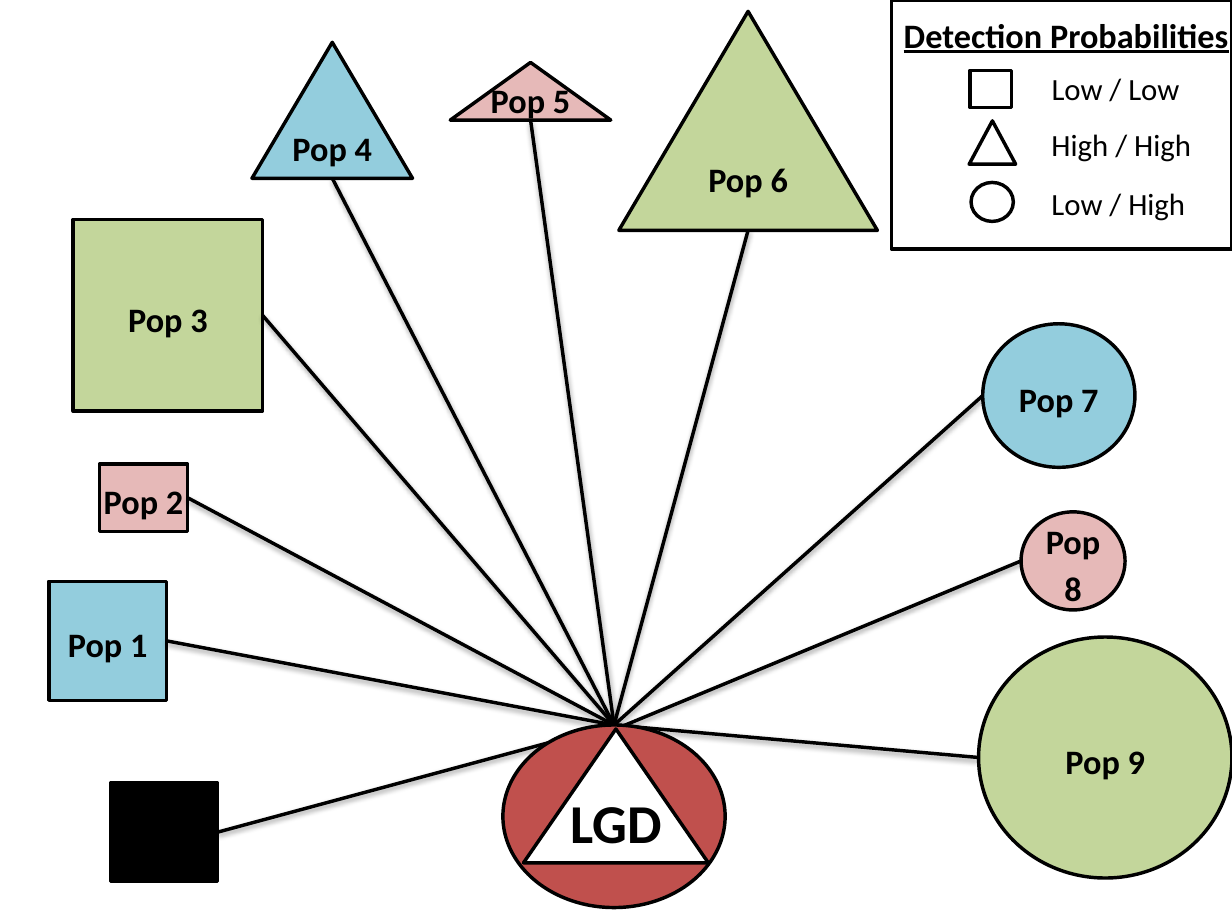
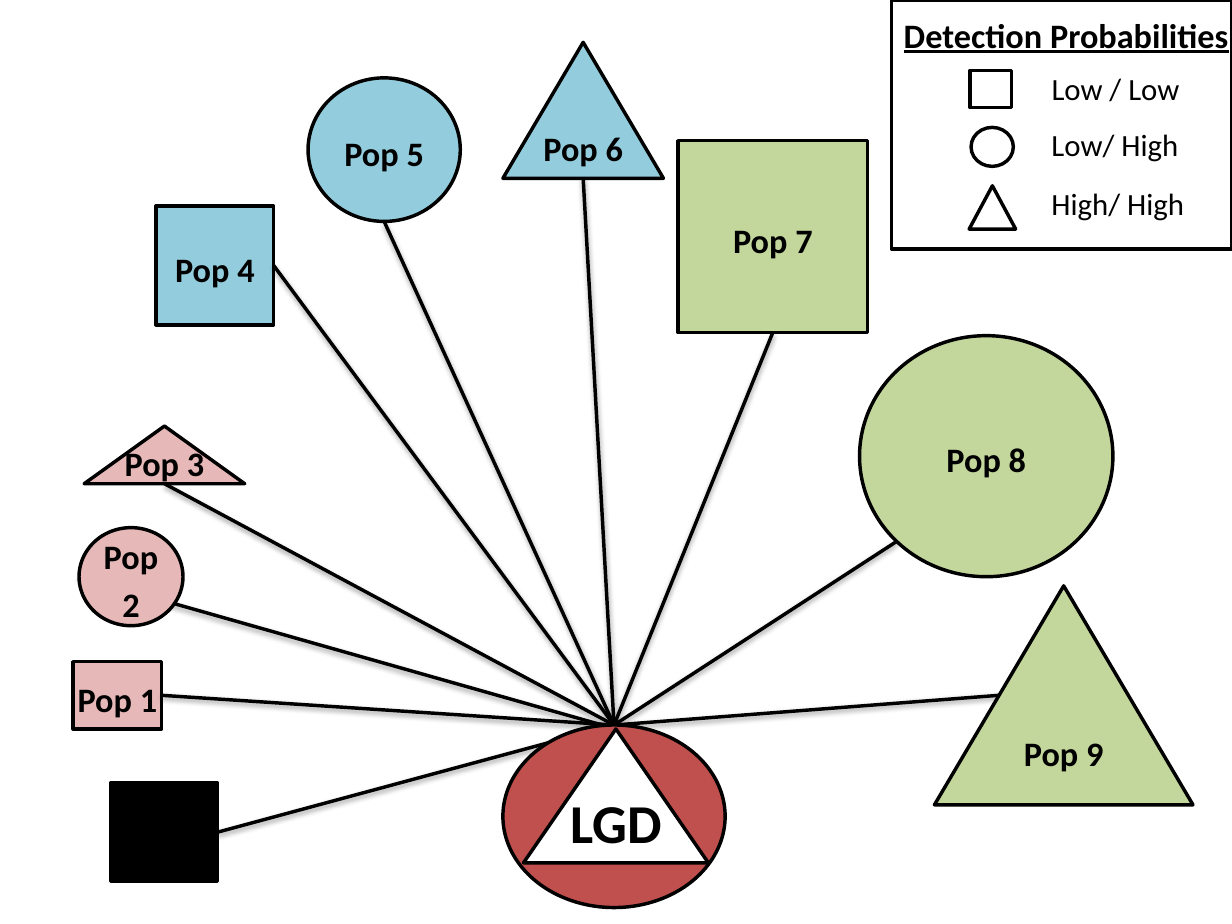
Before and after one commit to ryankinzer/LGR_SimulationStudy, a slide deck: slide 1 of PatchOccupancy_Sims/SimulationModel.pptx. Drawn at 1232x924 pixels with LibreOffice and Linux fonts; fonts in the diff are those of the drawing. Boxes give left, top, right and bottom in pixels: in the first picture for what was removed or moved away, otherwise in the second. Text is boxed around its words. In the diff, an @@ line names an element or a change of style, - is before the commit and + after.

```diff
--- a/PatchOccupancy_Sims/SimulationModel.pptx
+++ b/PatchOccupancy_Sims/SimulationModel.pptx
@@ triangle "Pop 6": place and size @@
-triangle "Pop 6" at box(618, 11, 877, 230)
+triangle "Pop 6" at box(503, 42, 663, 177)
@@ triangle "Pop 6" at box(503, 42, 663, 177): fill #C3D69B to #93CDDD @@
@@ ellipse "Pop 5": place and size @@
-ellipse "Pop 5" at box(983, 324, 1136, 468)
+ellipse "Pop 5" at box(308, 78, 461, 222)
@@ text in ellipse at box(344, 143, 424, 172): text changed @@
-Pop 7
+Pop 5
@@ rectangle "Pop 7": place and size @@
-rectangle "Pop 7" at box(73, 219, 262, 411)
+rectangle "Pop 7" at box(678, 140, 867, 333)
@@ ellipse: place and size @@
-ellipse at box(971, 182, 1013, 222)
+ellipse at box(971, 127, 1013, 166)
@@ text at box(1051, 134, 1178, 162): text changed @@
-High / High
+Low/ High
@@ line moved from (333, 179) - (614, 726) to (583, 179) - (614, 726) @@
@@ rectangle "Pop 4": place and size @@
-rectangle "Pop 4" at box(253, 42, 413, 177)
+rectangle "Pop 4" at box(156, 206, 274, 325)
@@ rectangle "Pop 4" at box(156, 206, 274, 325): triangle to rectangle @@
@@ triangle: place and size @@
-triangle at box(970, 121, 1016, 164)
+triangle at box(970, 186, 1016, 229)
@@ text at box(1051, 193, 1184, 221): text changed @@
-Low / High
+High/ High
@@ line moved from (983, 395) - (614, 726) to (384, 222) - (614, 726) @@
@@ text in rectangle at box(733, 230, 812, 259): text changed @@
-Pop 3
+Pop 7
@@ line moved from (166, 641) - (614, 726) to (274, 265) - (614, 726) @@
@@ line moved from (262, 315) - (614, 726) to (772, 333) - (614, 726) @@
@@ ellipse "Pop 8": place and size @@
-ellipse "Pop 8" at box(1021, 513, 1125, 611)
+ellipse "Pop 8" at box(860, 335, 1114, 577)
@@ ellipse "Pop 8" at box(860, 335, 1114, 577): fill #E6B9B8 to #C3D69B @@
@@ triangle "Pop 3": place and size @@
-triangle "Pop 3" at box(451, 63, 611, 121)
+triangle "Pop 3" at box(84, 426, 244, 484)
@@ text in triangle at box(125, 448, 204, 485): text changed @@
-Pop 5
+Pop 3
@@ line moved from (531, 120) - (614, 726) to (165, 484) - (614, 726) @@
@@ ellipse "Pop 2": place and size @@
-ellipse "Pop 2" at box(100, 464, 188, 532)
+ellipse "Pop 2" at box(79, 527, 182, 626)
@@ ellipse "Pop 2" at box(79, 527, 182, 626): rectangle to ellipse @@
@@ line moved from (978, 758) - (614, 726) to (897, 541) - (614, 726) @@
@@ line moved from (1021, 561) - (616, 729) to (79, 577) - (616, 729) @@
@@ triangle "Pop 9": place and size @@
-triangle "Pop 9" at box(978, 637, 1232, 878)
+triangle "Pop 9" at box(934, 586, 1193, 806)
@@ triangle "Pop 9" at box(934, 586, 1193, 806): ellipse to triangle @@
@@ rectangle "Pop 1": place and size @@
-rectangle "Pop 1" at box(49, 582, 166, 701)
+rectangle "Pop 1" at box(73, 662, 161, 729)
@@ rectangle "Pop 1" at box(73, 662, 161, 729): fill #93CDDD to #E6B9B8 @@
@@ line moved from (187, 498) - (614, 726) to (161, 695) - (614, 726) @@
@@ line moved from (748, 230) - (614, 726) to (999, 695) - (614, 726) @@
```
Also in this commit, not shown: 9 other files.
